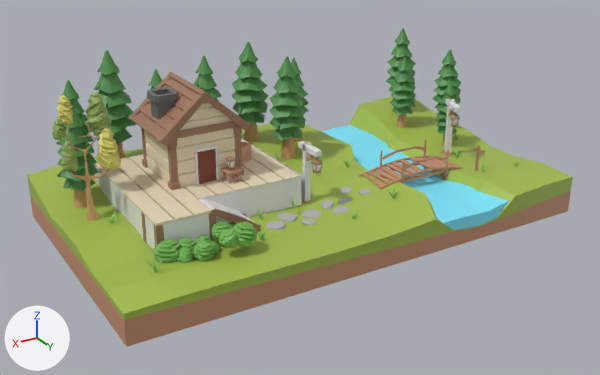
What one commit did to the glTF model src/assets/ground/SmallHouse.glb.
One viewpoint serves both versions: a camera (50 mm lens) standing at (30.4, 53.0, 25.7) and looking at (0.4, 3.1, 0.7). Every picture has the same lights, and +X, +Y and +Z are marked at lower left. Where no turn or scale is listed for an object, it has been applied to the vertices.

Objects in the first picture: 'Bridge', 'FloorCollider', 'FloorWallCollider', 'FloorWallCollider.003', 'GroundColloder', 'Lantern', 'River', 'RoadSignCollider', 'Roof', 'Street light', 'Street light.001', 'Table', 'Tree', 'Tree.001', 'Tree.002', 'Tree.005', 'Tree.007', 'Wooden box'.
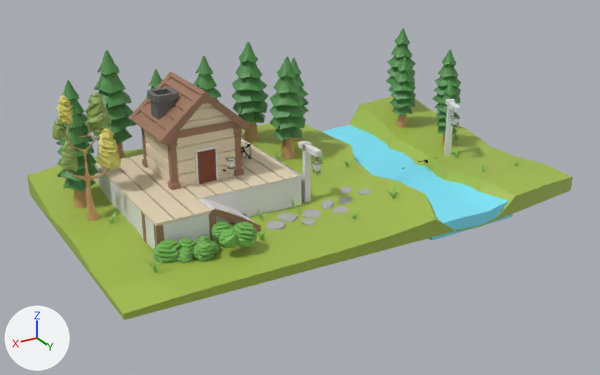
Boxes [x1, y1, x2, y2] around the edits, measured in the pictures (600 x 375 px):
'GroundColloder', surface changed (brown to grey): [30, 125, 571, 347] in both
'Bridge', surface changed: [359, 140, 463, 189] in both
'Wooden box', surface changed (brown to yellow): [241, 141, 252, 164] in both
'Table', surface changed: [220, 165, 242, 183] in both
'Street light', surface changed: [303, 141, 323, 203] in both
'Street light.001', surface changed: [440, 98, 460, 156] in both
'Lantern', surface changed: [225, 156, 236, 170] in both
'RoadSignCollider', surface changed: [471, 146, 485, 171] in both

The change, as a diff of the scene's bpy script:
```diff
--- a/src/assets/ground/SmallHouse.glb.py
+++ b/src/assets/ground/SmallHouse.glb.py
@@ mat_box @@
 mat_box.roughness = 0.507
+mat_box.alpha = 0.0
```
